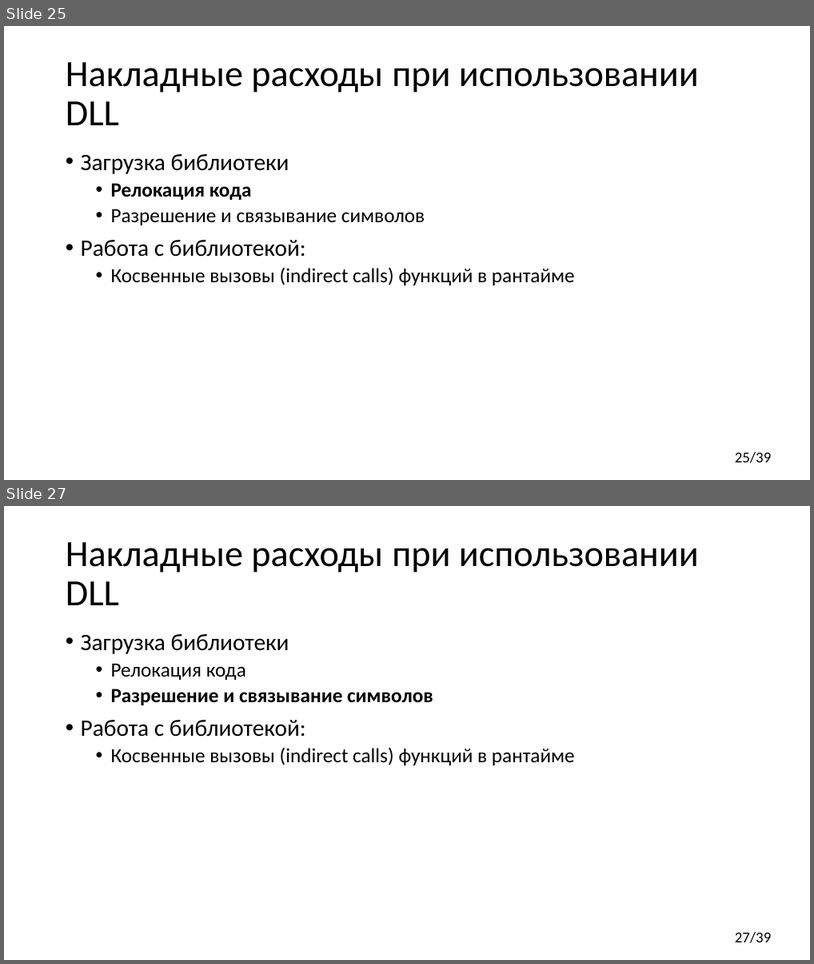
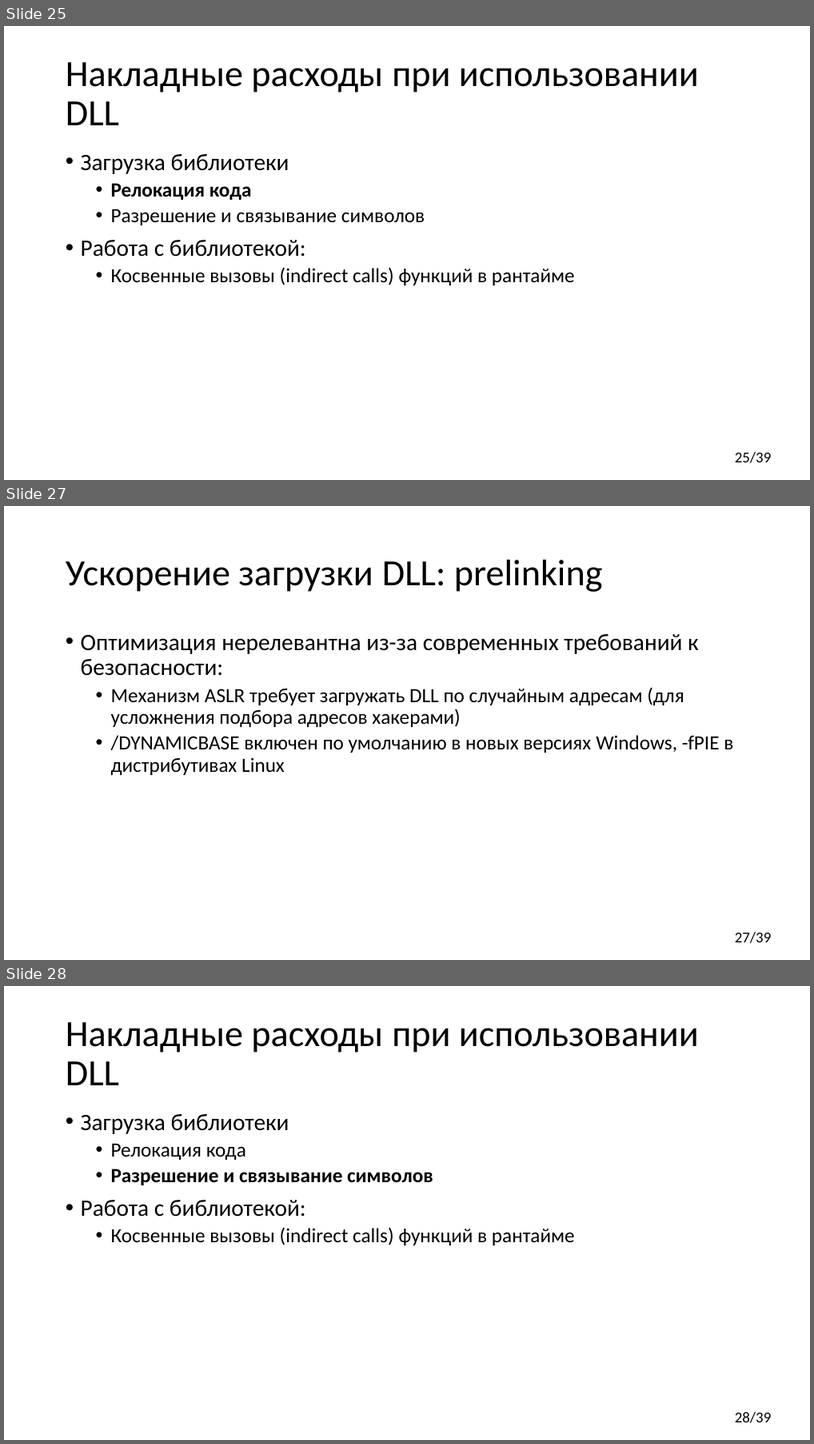
Before and after one commit to yugr/CppRussia, a slide deck: 2024/RU.pptx. Shown one above the other, each under a label of ours: slides 25 and 27 before the commit, slides 25, 27 and 28 after it; the slides between them are not shown. The pictures are 814x964 and 814x1444 pixels, drawn with LibreOffice and Linux fonts; fonts in the diff are those of the drawing. Boxes give left, top, right and bottom in pixels: in the first picture for what was removed or moved away, otherwise in the second. Text is boxed around its words. In the diff, an @@ line names an element or a change of style, - is before the commit and + after.

```diff
--- a/2024/RU.pptx
+++ b/2024/RU.pptx
@@ slide 27 added at (4,506,810,960), background #FFFFFF; not listed: 1 template element that a slide beside it also shows @@
@@ title added at (66,560,603,592), 44 pt, text #000000 @@
+Ускорение загрузки DLL: prelinking
@@ text added at (81,634,734,775), 24 pt, text #000000 @@
+• Оптимизация нерелевантна из-за современных требований к безопасности:
+  • Механизм ASLR требует загружать DLL по случайным адресам (для усложнения подбора адресов хакерами)
+  • /DYNAMICBASE включен по умолчанию в новых версиях Windows, -fPIE в дистрибутивах Linux
@@ what was slide 27 is now slide 28 @@
@@ page number at (735,1412,772,1423): text changed @@
-27/39
+28/39
```
Also in this commit, not shown: 7 slides changed, 5 other slides added.
